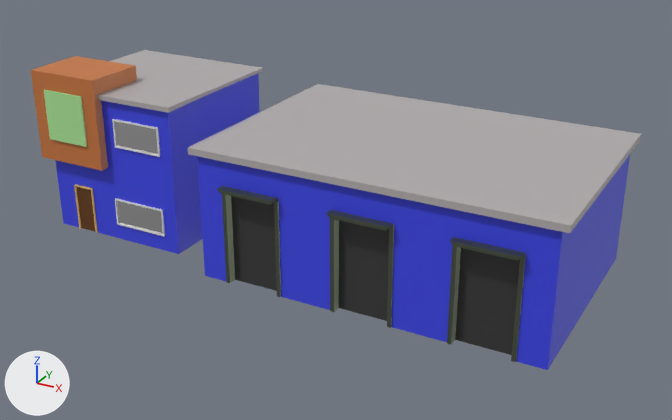
Two versions of the FBX model Assets/Minvydas/Post_office.fbx, one commit apart.
Camera for both pictures: a 50 mm camera at (8.02, -9.53, 5.38) aimed at (2.77, 0.02, 0.61). Every picture has the same lights, and +X, +Y and +Z are marked at lower left.

The older version as bpy lines, for what is in view:
```python
mat_logo = principled_material('Logo?')
mat_logo.base_color = (0.426, 0.8, 0.321)  # green #aee799
mat_logo.roughness = 0.4
me_cube = bpy.data.meshes.new('Cube')
me_cube.from_pydata(...)  # 264 vertices, 239 faces; spans x -1.11..6.09, y -1.43..1.66, z 0.0..2.2
me_cube.materials.append(mat_logo)  # green #aee799
me_cube.materials.append(mat_base)  # blue #3d46e7
me_cube.materials.append(mat_metal_door)  # dark grey #5f5f5f
me_cube.materials.append(mat_window)  # white #e7e7e7
me_cube.materials.append(mat_metal_door_frame)  # grey #747d6b
me_cube.materials.append(mat_window_frame)  # white #e7e7e7
me_cube.materials.append(mat_door)  # brown #653b12
me_cube.materials.append(mat_door_frame)  # orange #e7bc69
me_cube.materials.append(mat_metal_roof)  # grey #b3aeaf
me_cube.materials.append(mat_base_color_var)  # orange #c8773f
ob_cube = bpy.data.objects.new('Cube', me_cube)
ob_cube.location = (0.0, 0.0, 0.0)
```
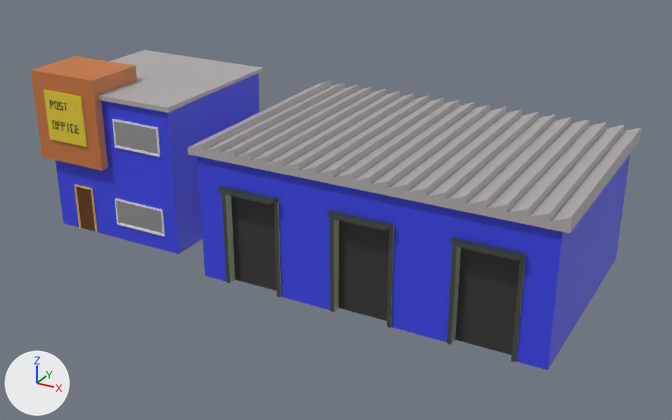
Commit message: Post_office update

Where the change shows, as pixel boxes (x1, y1, x2, y2) in the pictures (672 x 420 px):
'Cube', recoloured, reshaped (green to yellow): (31, 50, 641, 370) in both
part 1 of me_cube, built on: before (188, 84, 641, 233); after (31, 50, 641, 233)

The change, as a list of edits to the scene's bpy script:
```text
Change mat_logo:
    mat_logo.base_color: (0.426, 0.8, 0.321) -> (0.8, 0.616, 0.0317)  # green #afe79a -> yellow #e7ce32
Change me_cube:
    used by ob_cube; location = (0.0, 0.0, 0.0)
    remove me_cube.from_pydata(...)  # 264 vertices, 239 faces; spans x -1.11..6.09, y -1.43..1.66, z 0.0..2.2
    add me_cube.from_pydata(...)  # 846 vertices, 817 faces; spans x -1.11..6.09, y -1.43..1.66, z 0.0..2.2
    me_cube part 1: 2 vertices moved from x 6.09, y -1.39..1.66, z 1.69 to x 6.09, y -1.39..1.66, z 1.7; 2 vertices removed from x 3.09..4.57, y -1.36, z 1.6; 584 vertices added at x -1.11..6.09, y -1.39..1.66, z 0.0..2.2
```
